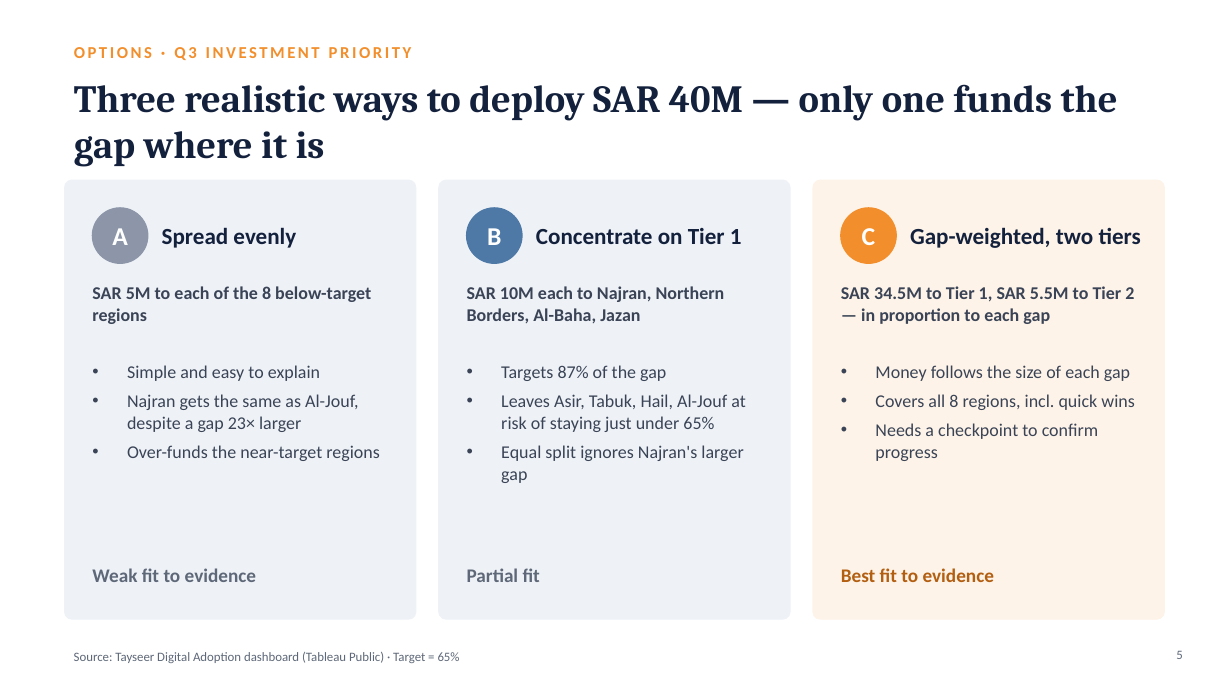
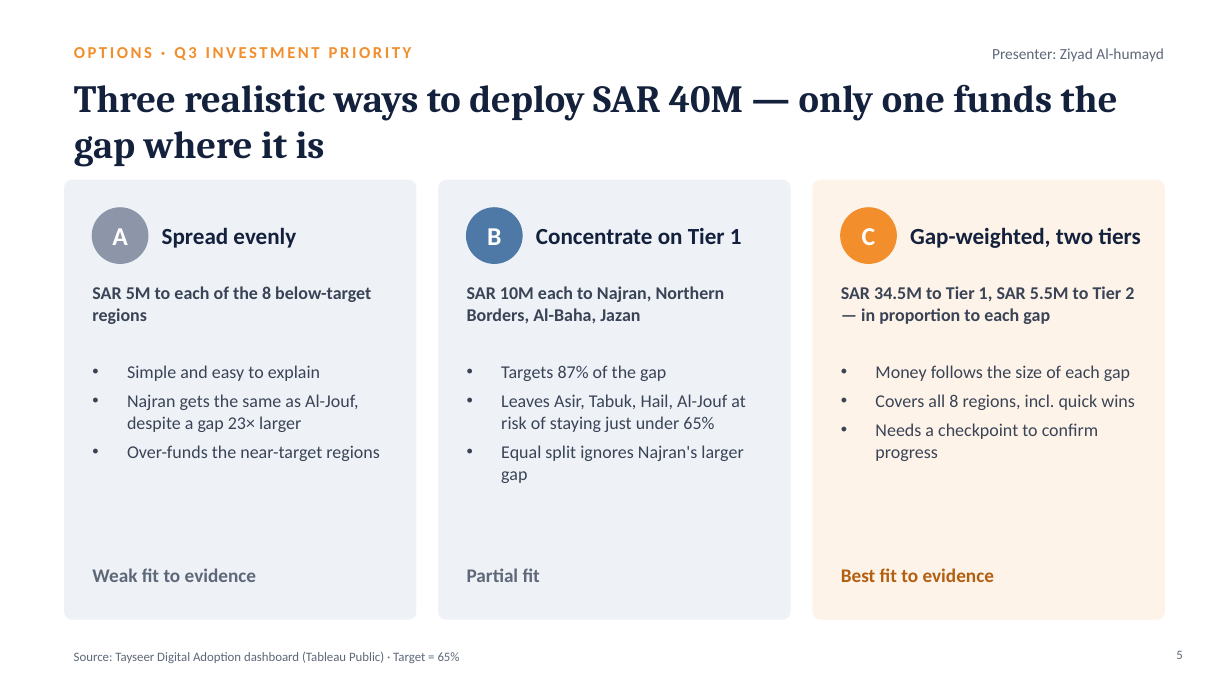
Before and after one commit to Ahm-445/Tayseer-Digital-Adoption-Capstone, a slide deck: slide 5 of Tayseer_Digital_Adoption_Capstone.pptx. Drawn at 1232x693 pixels with LibreOffice and Linux fonts; fonts in the diff are those of the drawing. Boxes give left, top, right and bottom in pixels: in the first picture for what was removed or moved away, otherwise in the second. Text is boxed around its words. In the diff, an @@ line names an element or a change of style, - is before the commit and + after.

```diff
--- a/Tayseer_Digital_Adoption_Capstone.pptx
+++ b/Tayseer_Digital_Adoption_Capstone.pptx
@@ text added at bbox=[992, 48, 1164, 62], 12 pt, text #5E6878 @@
+Presenter: Ziyad Al-humayd
```
Also in this commit, not shown: 6 other slides changed, 2 other files.
